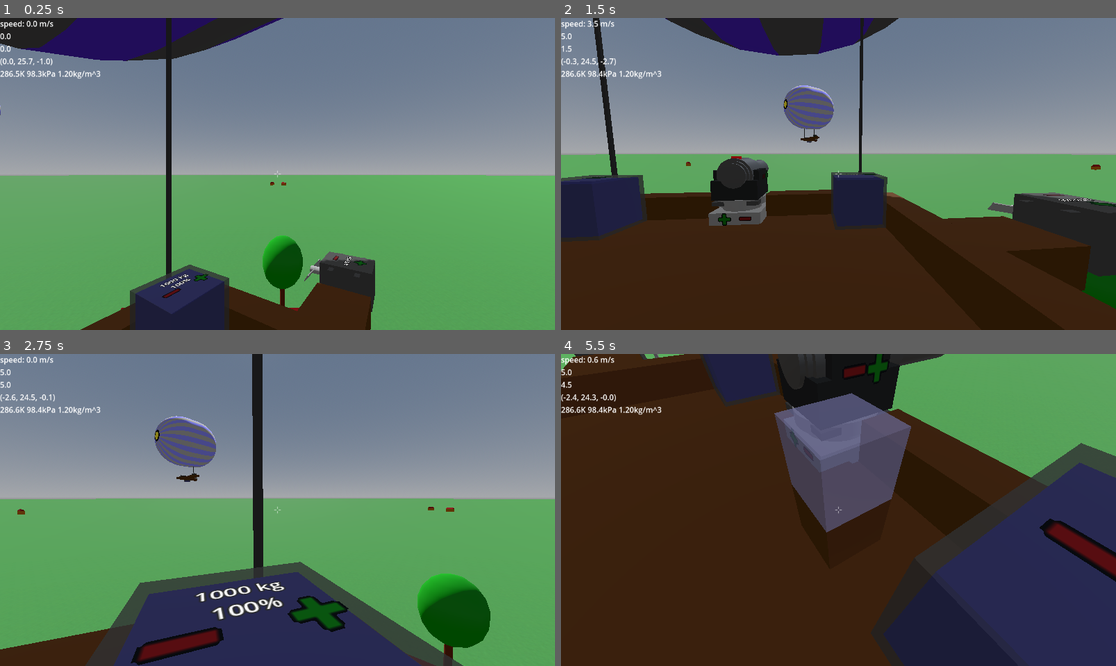
Above: before the commit, frames 1-4 (two rows, left to right).
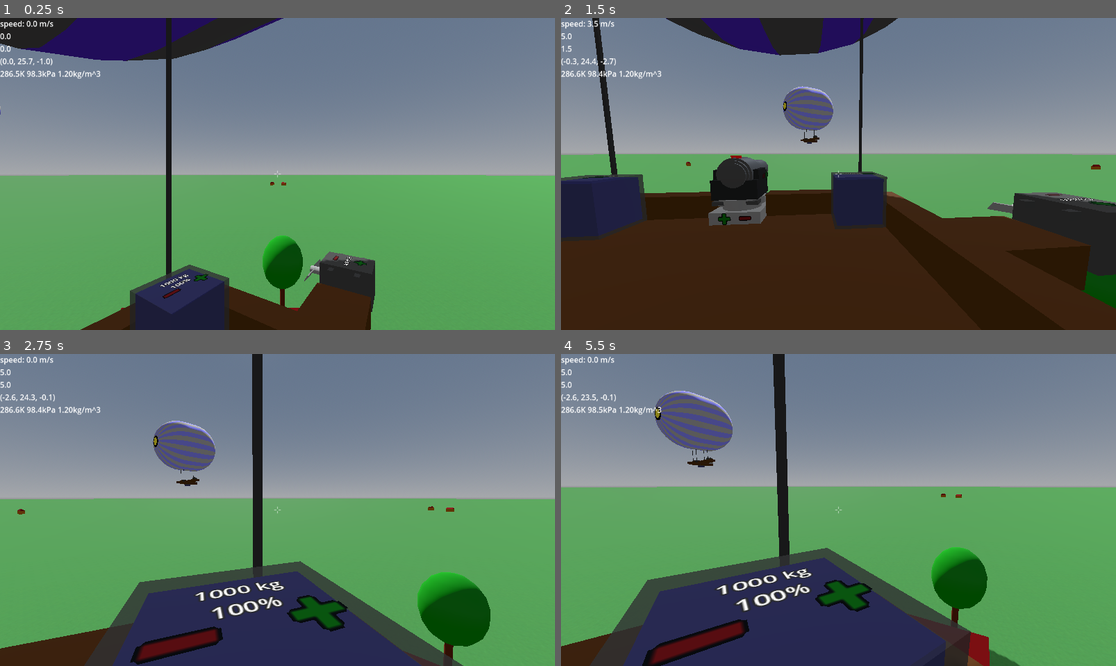
Above: after the commit, the same moments.

Repository: jmdejong/airships
Game: Godot game, scene res://scenes/world.tscn
The game is run twice, just before and just after one commit, with the same random seed, the same clock (stepped at 60 frames per second) and the same inputs.
Inputs (mouse positions are in pixels of both pictures, inside the frame that each line leads up to):
- Up to frame 1 (0.25 s): no input
- Up to frame 2 (1.5 s): move the mouse to (960, 158) at 0.52 s; hold D (right) 0.53-1.28 s; click (960, 158) at 0.6 s; move the mouse to (810, 174) at 1.27 s; hold W (forwards) from 1.28 s (still down); tap Mouse wheel down (rotate_left) at 1.35 s
- Up to frame 3 (2.75 s): keep holding W (forwards); move the mouse to (288, 503) at 2.02 s; tap Mouse wheel up (rotate_right) at 2.1 s
- Up to frame 4 (5.5 s): move the mouse to (832, 516) at 2.77 s; tap Shift (sprint) at 2.85 s; click (832, 516) at 2.92 s; move the mouse to (877, 513) at 3.52 s; tap B (toggle_build) at 3.6 s; release W (forwards) at 4.25 s; drag from (1093, 391) to (755, 432) at 4.27 s; move the mouse to (844, 510) at 5.02 s; hold W (forwards) from 5.03 s (still down); click (844, 510) at 5.1 s

The runs differ from the first frame. In frame 1, less than 0.1% of the frame differs, in the area x 0-68%, y 0-98%; in frame 2, 1.2%; in frame 3, 2.5%; in frame 4, 98%, in the area x 0-100%, y 0-100%.
Error after the commit: Invalid access to property or key 'select_build' on a base object of type 'CanvasLayer (build_tab.gd)'. (res://code/select_build.gd:7)

Commit message:
fix destroying/disconnecting rotary tables

Diff:
--- a/code/airship.gd
+++ b/code/airship.gd
@@ -6,7 +6,6 @@
 var forces: Array[Force]
 const drag_coefficient: float = 0.5
 var drag_area_coefficient: float
-static var CompositeComponent = preload("res://scenes/components/composite.tscn")
 
 func _ready() -> void:
 	$Components.changed.connect(calculate_components)
@@ -17,7 +16,6 @@
 		if child is Component and child != $Components:
 			child.reparent($Components)
 	$Components.ship = self
-	prints("mv", mass, displaced_volume)
 
 func calculate_components() -> void:
 	var physics_properties: PhysicsProperties = $Components.physics_properties()
@@ -40,10 +38,9 @@
 		var shape = source_shape.duplicate()
 		add_child(shape)
 
-func _physics_process(delta: float) -> void:
+func _physics_process(_delta: float) -> void:
 	var air_density: float = Atmosphere.air_density(to_global(center_of_volume).y)
 	var displaced_air_mass := displaced_volume * air_density
-	var weight := mass - displaced_air_mass
 	apply_force(-displaced_air_mass * Atmosphere.gravity_vec(), to_global(center_of_volume) - global_position)
 	for local_force: Force in forces:
 		if local_force.power == 0:
@@ -84,10 +81,12 @@
 	var unconnected: Array[Component] = []
 	var parents: Dictionary[CompositeComponent, bool]
 	for c: Component in all_components:
-		if !known[c]:
+		if !known[c] and c.is_inside_tree():
 			unconnected.append(c)
 			var parent: CompositeComponent = c.get_parent()
+			var gtf: Transform3D = c.global_transform
 			parent.remove_child(c)
+			c.transform = gtf
 			parents[parent] = true
 	for parent: CompositeComponent in parents.keys():
 		parent.recalculate()
@@ -98,12 +97,14 @@
 		new_ship.angular_velocity = angular_velocity
 		var new_components: CompositeComponent = new_ship.get_node("Components")
 		for c in unconnected:
+			c.transform = new_ship.transform.inverse() * c.transform
 			new_components.add_child(c)
 		get_parent().add_child(new_ship)
+		new_components.recalculate()
 
-func build_component(pos: Vector3, component: ComponentBlueprint, transform) -> void:
+func build_component(pos: Vector3, component: ComponentBlueprint, build_transform: Transform3D) -> void:
 	var comp_node: Component = component.create()
-	comp_node.transform = transform
+	comp_node.transform = build_transform
 	comp_node.position += pos
 	$Components/Custom.add_component(comp_node)
 
--- a/code/build_tab.gd
+++ b/code/build_tab.gd
@@ -1,7 +1,6 @@
 extends CanvasLayer
 
 
-signal select_build(component: ComponentBlueprint)
 signal select_remove
 
 
--- a/code/components/base_component.gd
+++ b/code/components/base_component.gd
@@ -1,7 +1,6 @@
 class_name BaseComponent
 extends Component
 
-signal changed
 
 var mass_: float
 var volume: float
--- a/code/components/component.gd
+++ b/code/components/component.gd
@@ -1,5 +1,8 @@
 class_name Component
 extends Node3D
+
+@warning_ignore("unused_signal")
+signal changed
 
 func physics_properties() -> PhysicsProperties:
 	assert(false, "Abstract method")
@@ -10,3 +13,7 @@
 
 func shapes() -> Array[CollisionShape3D]:
 	return []
+
+func all_components() -> Array[Component]:
+	assert(false, "Abstract method")
+	return [self]
--- a/code/components/composite.gd
+++ b/code/components/composite.gd
@@ -1,7 +1,5 @@
 class_name CompositeComponent
 extends Component
-
-signal changed
 
 @export var keep_empty: bool
 
@@ -28,7 +26,7 @@
 	return _physics_properties
 
 func recalculate() -> void:
-	if get_tree() == null:
+	if !is_inside_tree():
 		return
 	_recalculate()
 	#should_recalculate = true
--- a/code/components/rotary_table.gd
+++ b/code/components/rotary_table.gd
@@ -1,21 +1,63 @@
 class_name RotaryTable
-extends CompositeComponent
+extends Component
 
 @export var max_rotation: float = 45
 @export var min_rotation: float = -45
 @export var step: float = 5
+var density: float = 200
 var rot: float = 0
-
+var ship: Airship:
+	set(s):
+		$Components.ship = ship
+		ship = s
 
 func _ready() -> void:
 	for child in get_children():
-		if child is Component and child != $Components and child != $Base:
+		if child is Component and child != $Components:
 			remove_child(child)
 			child.transform = $Components.transform.inverse() * child.transform
 			$Components.add_component(child)
 	$Components.ship = ship
-	$Components.changed.connect(recalculate)
-	_recalculate()
+	$Components.changed.connect(func(): changed.emit())
+
+
+func physics_properties() -> PhysicsProperties:
+	var own: PhysicsProperties = PhysicsProperties.box($CenterOfMass.position, $CollisionShape3D.shape.size, density)
+	return PhysicsProperties.combine([own, $Components.physics_properties()])
+
+func shapes() -> Array[CollisionShape3D]:
+	var shape: CollisionShape3D = $CollisionShape3D.duplicate()
+	shape.transform = transform * shape.transform
+	shape.set_meta("component", self)
+	var collisionshapes: Array[CollisionShape3D] = [shape]
+	for inner_shape: CollisionShape3D in $Components.shapes():
+		inner_shape.transform = transform * inner_shape.transform
+		collisionshapes.append(inner_shape)
+	return collisionshapes
+
+func destroy(_where: Vector3) -> void:
+	var parent: CompositeComponent = get_parent()
+	if parent == null:
+		return
+	parent.remove_child(self)
+	changed.emit()
+	var components: CompositeComponent = $Components
+	remove_child(components)
+	components.owner = null
+	components.transform = transform * components.transform
+	parent.add_component(components)
+	queue_free()
+
+func all_components() -> Array[Component]:
+	# important: self must be before any child components (so when removing this will be removed with its children first)
+	var ac: Array[Component] = [self]
+	ac.append_array($Components.all_components())
+	return ac
+
+func connected_components() -> Array[Component]:
+	var connected: Array[Component] = []
+	connected.assign($Connection.get_overlapping_areas().map(func(area): return area.get_parent()))
+	return connected
 
 func do_rotate(delta: float) -> void:
 	rot = clamp(rot + delta, min_rotation, max_rotation)
--- a/code/components/wood_panel.gd
+++ b/code/components/wood_panel.gd
@@ -25,43 +25,6 @@
 		$Connection/CollisionShapeX.shape = _box_shape(size + Vector3(0.1, -0.2, -0.2))
 		$Connection/CollisionShapeY.shape = _box_shape(size + Vector3(-0.2, 0.1, -0.2))
 		$Connection/CollisionShapeZ.shape = _box_shape(size + Vector3(-0.2, -0.2, 0.1))
-
-func _set_connections() -> void:
-	return
-	for c: CollisionShape3D in $Connection.get_children():
-		c.queue_free()
-	var cshape: SphereShape3D = SphereShape3D.new()
-	cshape.radius = 0.1
-	for x: int in size_block.x:
-		for y: int in size_block.y:
-			var c1: CollisionShape3D = CollisionShape3D.new()
-			c1.position = Vector3(x, y, -0.5) * Global.block_size
-			c1.shape = cshape
-			$Connection.add_child(c1)
-			var c2: CollisionShape3D = CollisionShape3D.new()
-			c2.position = Vector3(x, y, size_block.z + 0.5) * Global.block_size
-			c2.shape = cshape
-			$Connection.add_child(c2)
-		for z: int in size_block.z:
-			var c1: CollisionShape3D = CollisionShape3D.new()
-			c1.position = Vector3(x, -0.5, z) * Global.block_size
-			c1.shape = cshape
-			$Connection.add_child(c1)
-			var c2: CollisionShape3D = CollisionShape3D.new()
-			c2.position = Vector3(x, size_block.y + 0.5, z) * Global.block_size
-			c2.shape = cshape
-			$Connection.add_child(c2)
-	for y: int in size_block.y:
-		for z: int in size_block.z:
-			var c1: CollisionShape3D = CollisionShape3D.new()
-			c1.position = Vector3(-0.5, y, z) * Global.block_size
-			c1.shape = cshape
-			$Connection.add_child(c1)
-			var c2: CollisionShape3D = CollisionShape3D.new()
-			c2.position = Vector3(size_block.x + 0.5, y, z) * Global.block_size
-			c2.shape = cshape
-			$Connection.add_child(c2)
-
 
 func _block_positions() -> Array[Vector3]:
 	var p: Array[Vector3] = []
--- a/code/effects/flash.gd
+++ b/code/effects/flash.gd
@@ -13,5 +13,5 @@
 	#queue_free()
 
 
-func _on_animation_player_animation_finished(anim_name: StringName) -> void:
+func _on_animation_player_animation_finished(_anim_name: StringName) -> void:
 	queue_free()
--- a/project.godot
+++ b/project.godot
@@ -19,6 +19,10 @@
 
 Atmosphere="*res://code/atmosphere.gd"
 Global="*res://code/global.gd"
+
+[debug]
+
+gdscript/warnings/shadowed_variable=0
 
 [display]
 
--- a/scenes/components/rotary_table.tscn
+++ b/scenes/components/rotary_table.tscn
@@ -1,8 +1,7 @@
-[gd_scene load_steps=19 format=3 uid="uid://cckr01vpro7r"]
+[gd_scene load_steps=18 format=3 uid="uid://cckr01vpro7r"]
 
 [ext_resource type="Script" uid="uid://dwfo3sr0wid63" path="res://code/components/rotary_table.gd" id="1_gr85y"]
 [ext_resource type="PackedScene" uid="uid://ffgia4xpcrqh" path="res://scenes/components/composite.tscn" id="2_xvc1r"]
-[ext_resource type="Script" uid="uid://cv4oa72xgm6qh" path="res://code/components/box_component.gd" id="3_xvc1r"]
 [ext_resource type="PackedScene" uid="uid://4ev7n8xin8g8" path="res://scenes/button3d.tscn" id="4_urgvk"]
 [ext_resource type="Texture2D" uid="uid://rsylrmgcr5lb" path="res://textures/more.png" id="5_l5582"]
 [ext_resource type="Texture2D" uid="uid://carh7wcvr4a6b" path="res://textures/less.png" id="6_l5582"]
@@ -51,7 +50,7 @@
 albedo_texture = ExtResource("6_l5582")
 
 [sub_resource type="BoxShape3D" id="BoxShape3D_7k6a4"]
-size = Vector3(1, 0.5, 1)
+size = Vector3(0.9, 0.6, 0.9)
 
 [node name="RotaryTable" type="Node3D"]
 script = ExtResource("1_gr85y")
@@ -75,51 +74,47 @@
 [node name="Corner" type="Node3D" parent="Top"]
 transform = Transform3D(1, 0, 0, 0, 1, 0, 0, 0, 1, -0.5, 0, -0.5)
 
-[node name="Base" type="Node3D" parent="."]
-script = ExtResource("3_xvc1r")
-
-[node name="CollisionShape3D" type="CollisionShape3D" parent="Base"]
+[node name="CollisionShape3D" type="CollisionShape3D" parent="."]
 transform = Transform3D(1, 0, 0, 0, 1, 0, 0, 0, 1, 0.5, 0.25, 0.5)
 shape = SubResource("BoxShape3D_8spdk")
 
-[node name="MeshInstance3D" type="MeshInstance3D" parent="Base"]
+[node name="MeshInstance3D" type="MeshInstance3D" parent="."]
 transform = Transform3D(1, 0, 0, 0, 1, 0, 0, 0, 1, 0.5, 0.125, 0.5)
 mesh = SubResource("BoxMesh_8spdk")
-skeleton = NodePath("../..")
 
-[node name="MeshInstance3D2" type="MeshInstance3D" parent="Base/MeshInstance3D"]
+[node name="MeshInstance3D2" type="MeshInstance3D" parent="MeshInstance3D"]
 transform = Transform3D(1, 0, 0, 0, 1, 0, 0, 0, 1, 0, 0.175, 0)
 mesh = SubResource("CylinderMesh_8spdk")
 
-[node name="Clockwise" parent="Base/MeshInstance3D" instance=ExtResource("4_urgvk")]
+[node name="Clockwise" parent="MeshInstance3D" instance=ExtResource("4_urgvk")]
 transform = Transform3D(-4.37114e-08, -1, 0, 1, -4.37114e-08, 0, 0, 0, 1, -0.5, 0, -0.2)
 description = "Rotate clockwise"
 
-[node name="MeshInstance3D" type="MeshInstance3D" parent="Base/MeshInstance3D/Clockwise"]
+[node name="MeshInstance3D" type="MeshInstance3D" parent="MeshInstance3D/Clockwise"]
 cast_shadow = 0
 mesh = SubResource("QuadMesh_y4hrx")
 skeleton = NodePath("")
 surface_material_override/0 = SubResource("StandardMaterial3D_7k6a4")
 
-[node name="CounterClockwise" parent="Base/MeshInstance3D" instance=ExtResource("4_urgvk")]
+[node name="CounterClockwise" parent="MeshInstance3D" instance=ExtResource("4_urgvk")]
 transform = Transform3D(-4.37114e-08, -1, 0, 1, -4.37114e-08, 0, 0, 0, 1, -0.5, 0, 0.2)
 description = "Rotate counterclockwise"
 
-[node name="MeshInstance3D" type="MeshInstance3D" parent="Base/MeshInstance3D/CounterClockwise"]
+[node name="MeshInstance3D" type="MeshInstance3D" parent="MeshInstance3D/CounterClockwise"]
 transform = Transform3D(-4.37114e-08, 4.37114e-08, 1, 4.37114e-08, 1, -4.37114e-08, -1, 4.37114e-08, -4.37114e-08, 0, 0, 0)
 cast_shadow = 0
 mesh = SubResource("QuadMesh_7k6a4")
 skeleton = NodePath("")
 surface_material_override/0 = SubResource("StandardMaterial3D_7u0l6")
 
-[node name="Connection" parent="Base" instance=ExtResource("7_y4hrx")]
+[node name="Connection" parent="." instance=ExtResource("7_y4hrx")]
 
-[node name="CollisionShape3D" type="CollisionShape3D" parent="Base/Connection"]
+[node name="CollisionShape3D" type="CollisionShape3D" parent="Connection"]
 transform = Transform3D(1, 0, 0, 0, 1, 0, 0, 0, 1, 0.5, 0.25, 0.5)
 shape = SubResource("BoxShape3D_7k6a4")
 
-[node name="CenterOfMass" type="Node3D" parent="Base"]
+[node name="CenterOfMass" type="Node3D" parent="."]
 transform = Transform3D(1, 0, 0, 0, 1, 0, 0, 0, 1, 0.5, 0.2, 0.5)
 
-[connection signal="pressed" from="Base/MeshInstance3D/Clockwise" to="." method="rotate_clockwise"]
-[connection signal="pressed" from="Base/MeshInstance3D/CounterClockwise" to="." method="rotate_counterclockwise"]
+[connection signal="pressed" from="MeshInstance3D/Clockwise" to="." method="rotate_clockwise"]
+[connection signal="pressed" from="MeshInstance3D/CounterClockwise" to="." method="rotate_counterclockwise"]
--- a/scenes/player.tscn
+++ b/scenes/player.tscn
@@ -127,5 +127,4 @@
 target_position = Vector3(0, 0, 0)
 collision_mask = 5
 
-[connection signal="select_build" from="BuildTab" to="." method="_on_build_tab_select_build"]
 [connection signal="select_remove" from="BuildTab" to="." method="_on_build_tab_select_remove"]
